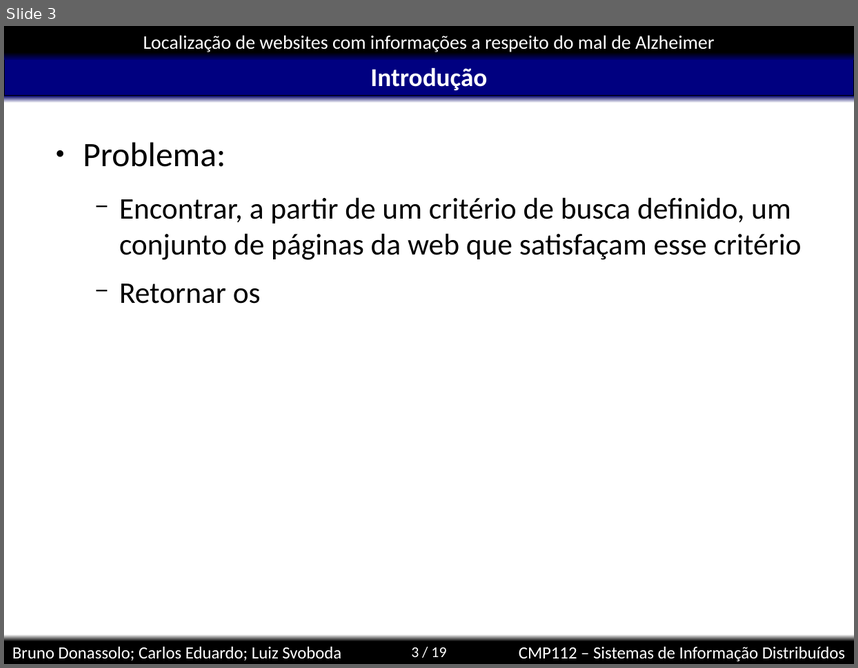
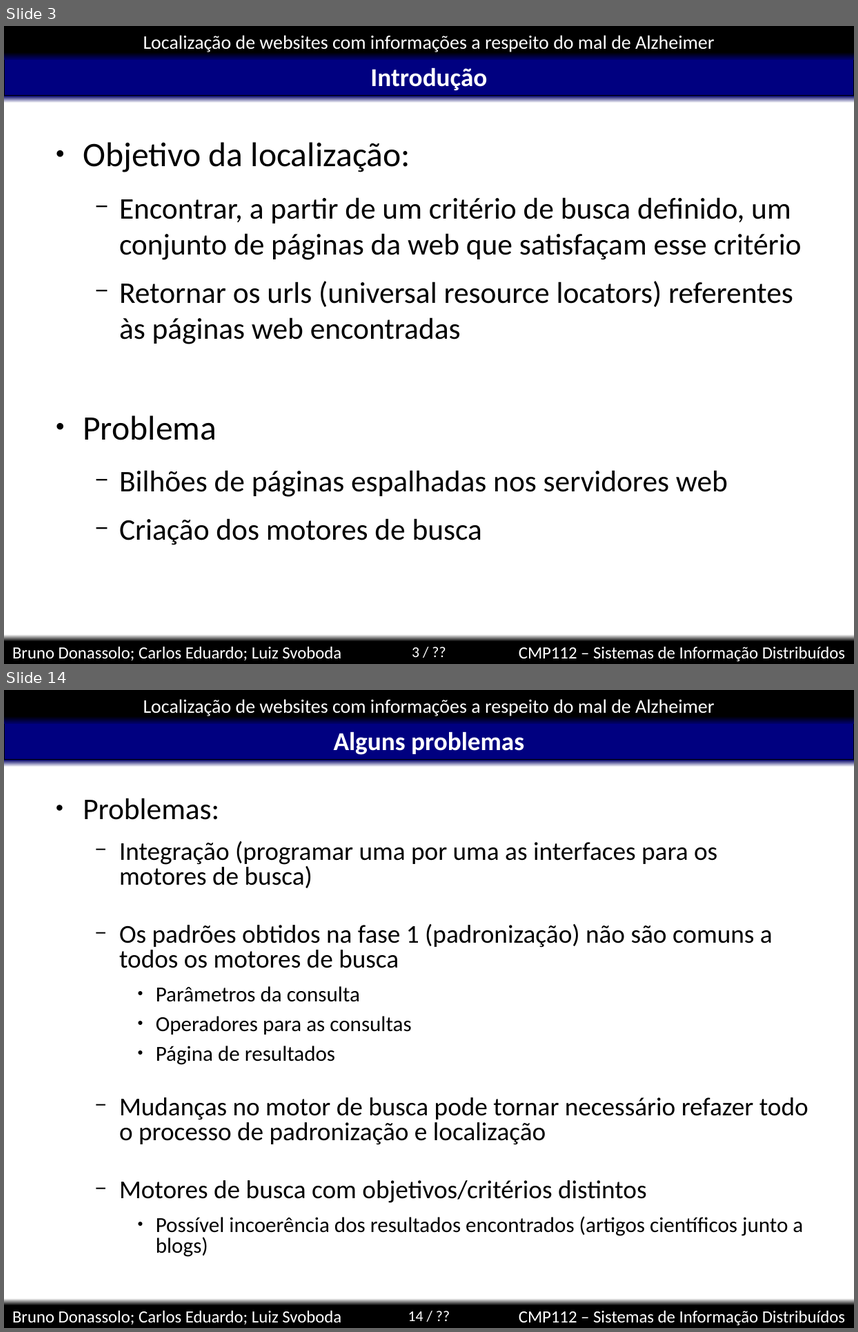
Before and after one commit to kdubezerra/kdubezerra, a slide deck: disciplinas/cmp112/localizacao.ppt. Shown one above the other, each under a label of ours: slide 3 before the commit, slides 3 and 14 after it; the slides between them are not shown. The pictures are 858x668 and 858x1332 pixels, drawn with LibreOffice and Linux fonts; fonts in the diff are those of the drawing; background and template pictures are left out. Boxes give left, top, right and bottom in pixels: in the first picture for what was removed or moved away, otherwise in the second. Text is boxed around its words. In the diff, an @@ line names an element or a change of style, - is before the commit and + after.

```diff
--- a/disciplinas/cmp112/localizacao.ppt
+++ b/disciplinas/cmp112/localizacao.ppt
@@ slide 14 added at box(4, 690, 854, 1328), background #FFFFFF; not listed: 8 template elements that a slide beside it also shows @@
@@ title added at box(334, 732, 524, 755), 24 pt, text #FFFFFF, bold @@
+Alguns problemas
@@ text added at box(83, 798, 809, 1256), 24 pt, text #000000 @@
+● Problemas:
+  − Integração (programar uma por uma as interfaces para os motores de busca)
+  − Os padrões obtidos na fase 1 (padronização) não são comuns a todos os motores de busca
+    ● Parâmetros da consulta
+    ● Operadores para as consultas
+    ● Página de resultados
+  − Mudanças no motor de busca pode tornar necessário refazer todo o processo de padronização e localização
+  − Motores de busca com objetivos/critérios distintos
+    ● Possível incoerência dos resultados encontrados (artigos científicos junto a blogs)
@@ slide 3 changed as well @@
@@ text at box(83, 142, 410, 172): text changed @@
-● Problema:
+● Objetivo da localização:
@@ text at box(83, 281, 793, 545): text changed @@
-  − Retornar os
+  − Retornar os urls (universal resource locators) referentes às páginas web encontradas
+● Problema
+  − Bilhões de páginas espalhadas nos servidores web
+  − Criação dos motores de busca
@@ page number at box(412, 647, 419, 657): text changed @@
-3 / 19
+3 / ??
```
Also in this commit, not shown: 1 other slide changed, 10 other slides added.
